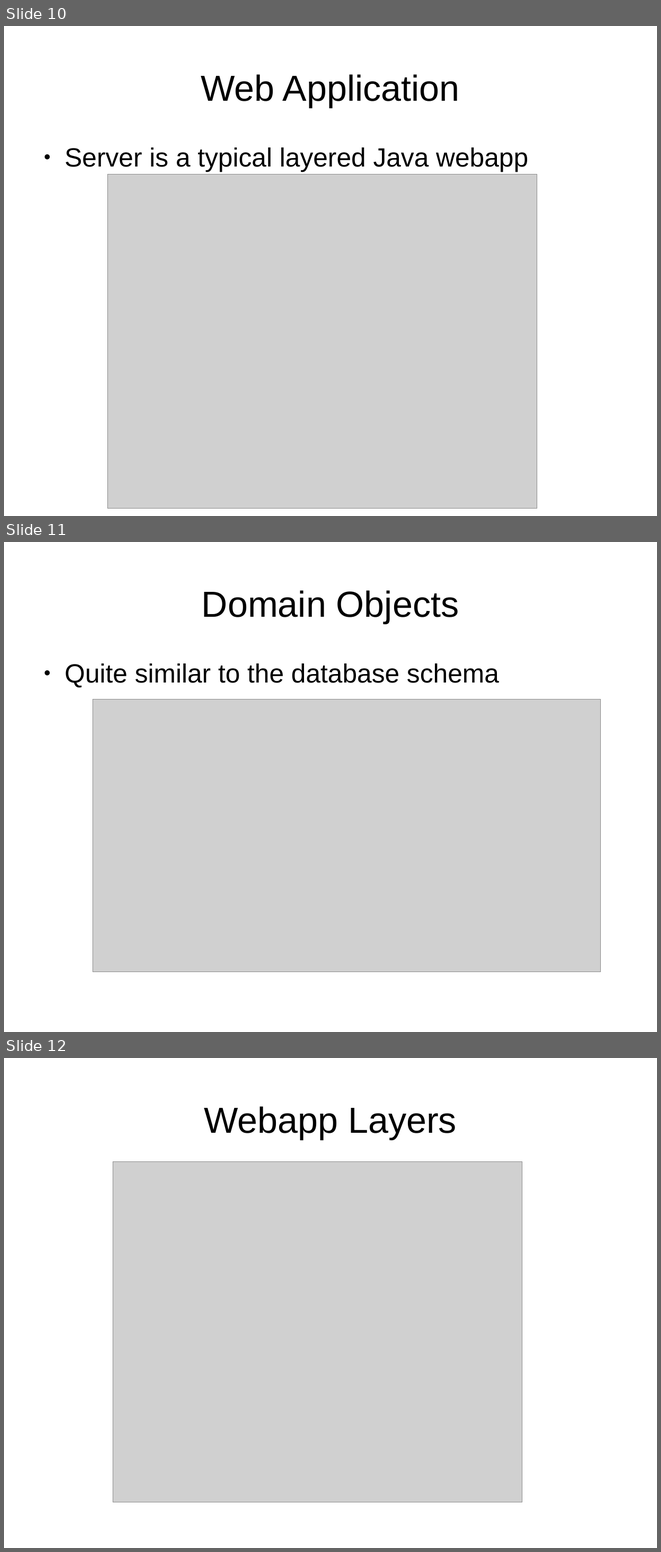
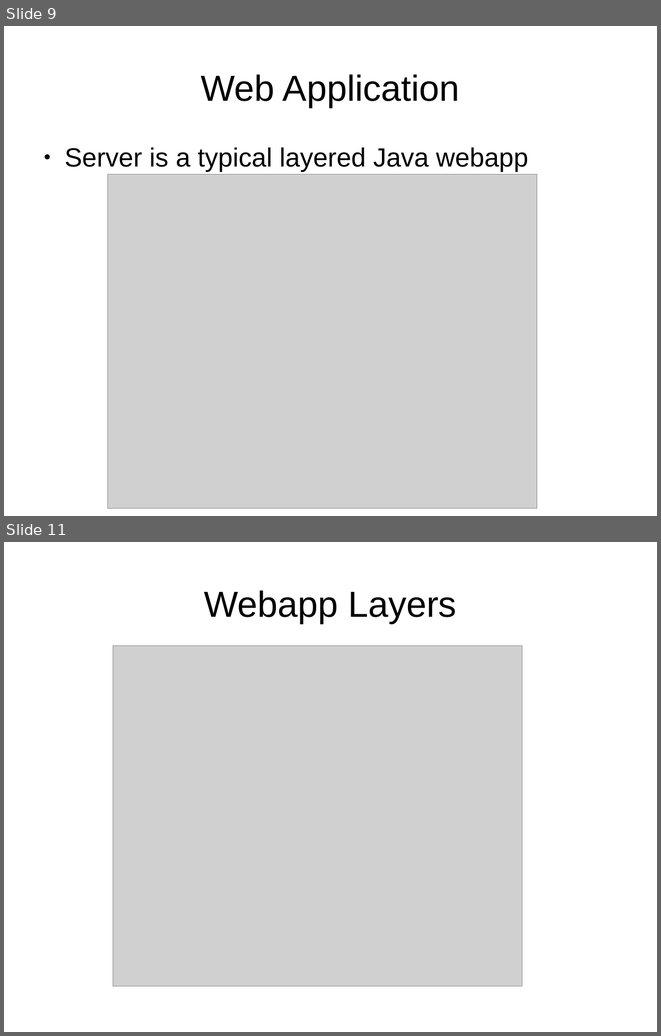
Before and after one commit to lmucs/playserengeti, a slide deck: serengeti/src/site/serengeti.odp. Shown one above the other, each under a label of ours: slides 10, 11 and 12 before the commit, slides 9 and 11 after it; the slides between them are not shown. The pictures are 661x1552 and 661x1036 pixels, drawn with LibreOffice and Linux fonts; fonts in the diff are those of the drawing; grey boxes stand for pictures. Boxes give left, top, right and bottom in pixels: in the first picture for what was removed or moved away, otherwise in the second. Text is boxed around its words. In the diff, an @@ line names an element or a change of style, - is before the commit and + after.

```diff
--- a/serengeti/src/site/serengeti.odp
+++ b/serengeti/src/site/serengeti.odp
@@ slide 11 removed at (4,542,657,1032), background #FFFFFF @@
@@ title removed at (202,590,459,623) @@
-Domain Objects
@@ text removed at (64,663,499,688) @@
-● Quite similar to the database schema
@@ picture removed at (93,699,601,972) @@
@@ what was slide 10 is now slide 9 @@
@@ what was slide 12 is now slide 11 @@
```
Also in this commit, not shown: 3 slides changed, 3 slides added, 4 other slides removed.
